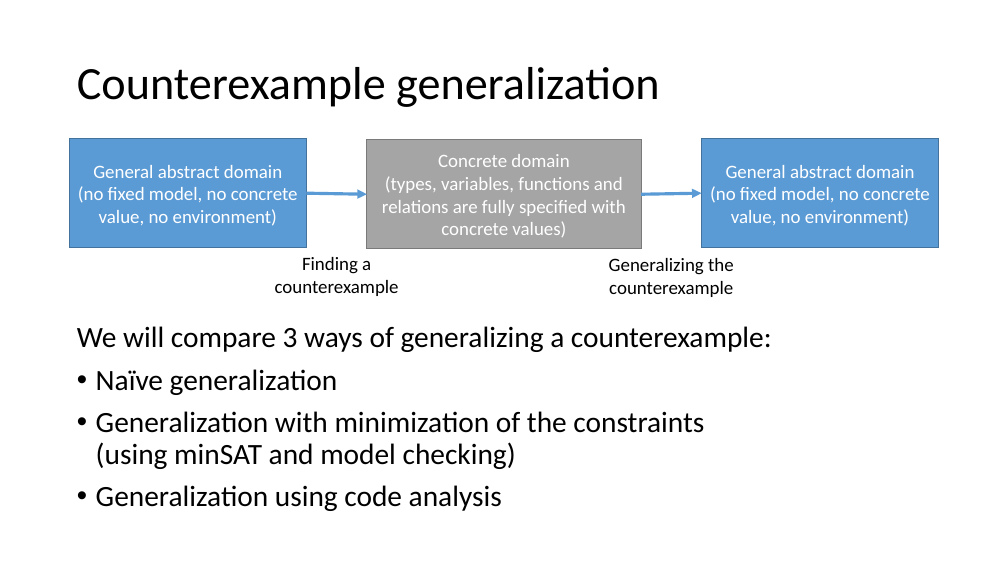
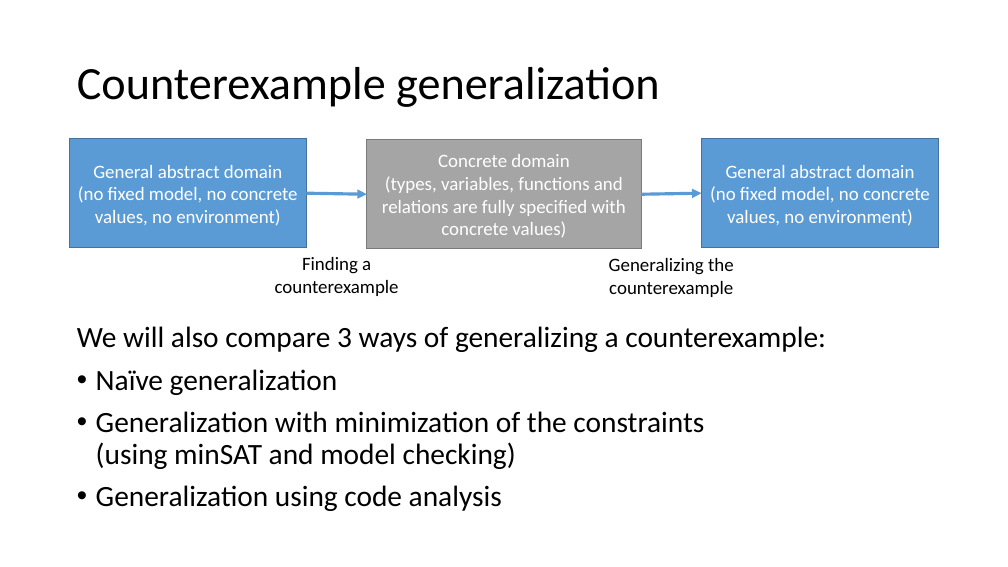
Before and after one commit to tjhance/ivy-research, a slide deck: slide 3 of invariant_synthesis/Invariant Synthesis.pptx. Drawn at 1008x567 pixels with LibreOffice and Linux fonts; fonts in the diff are those of the drawing. Boxes give left, top, right and bottom in pixels: in the first picture for what was removed or moved away, otherwise in the second. Text is boxed around its words. In the diff, an @@ line names an element or a change of style, - is before the commit and + after.

```diff
--- a/invariant_synthesis/Invariant Synthesis.pptx
+++ b/invariant_synthesis/Invariant Synthesis.pptx
@@ text in rectangle at (78, 165, 298, 226): text changed @@
-General abstract domain
-(no fixed model, no concrete value, no environment)
+General abstract domain
+(no fixed model, no concrete values, no environment)
@@ text in rectangle at (710, 165, 930, 226): text changed @@
-General abstract domain
-(no fixed model, no concrete value, no environment)
+General abstract domain
+(no fixed model, no concrete values, no environment)
@@ text at (77, 326, 826, 352): text changed @@
-We will compare 3 ways of generalizing a counterexample:
+We will also compare 3 ways of generalizing a counterexample:
```
Also in this commit, not shown: 10 other slides changed, 13 slides added, 1 slide removed, 1 other file.
